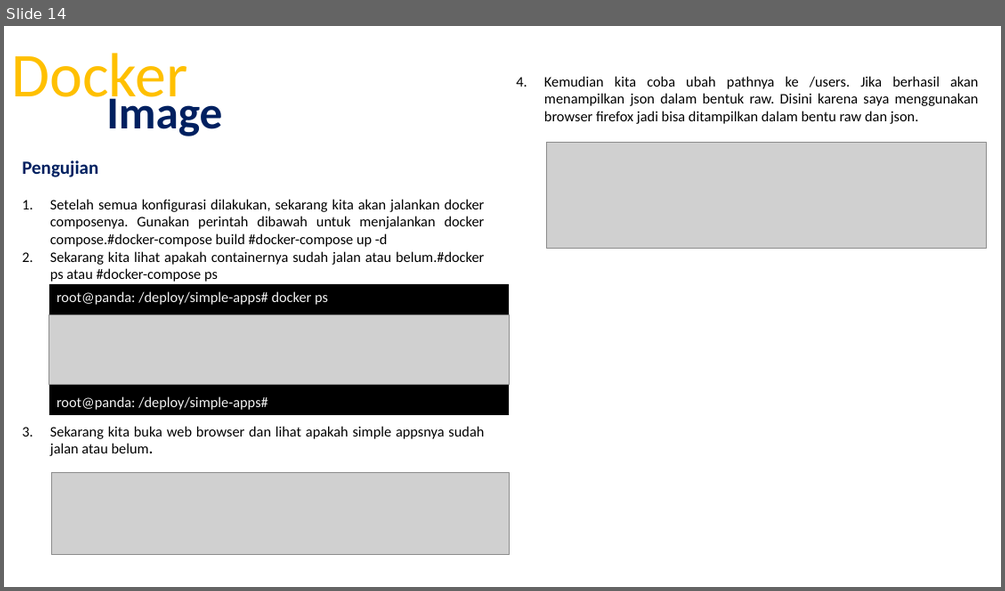
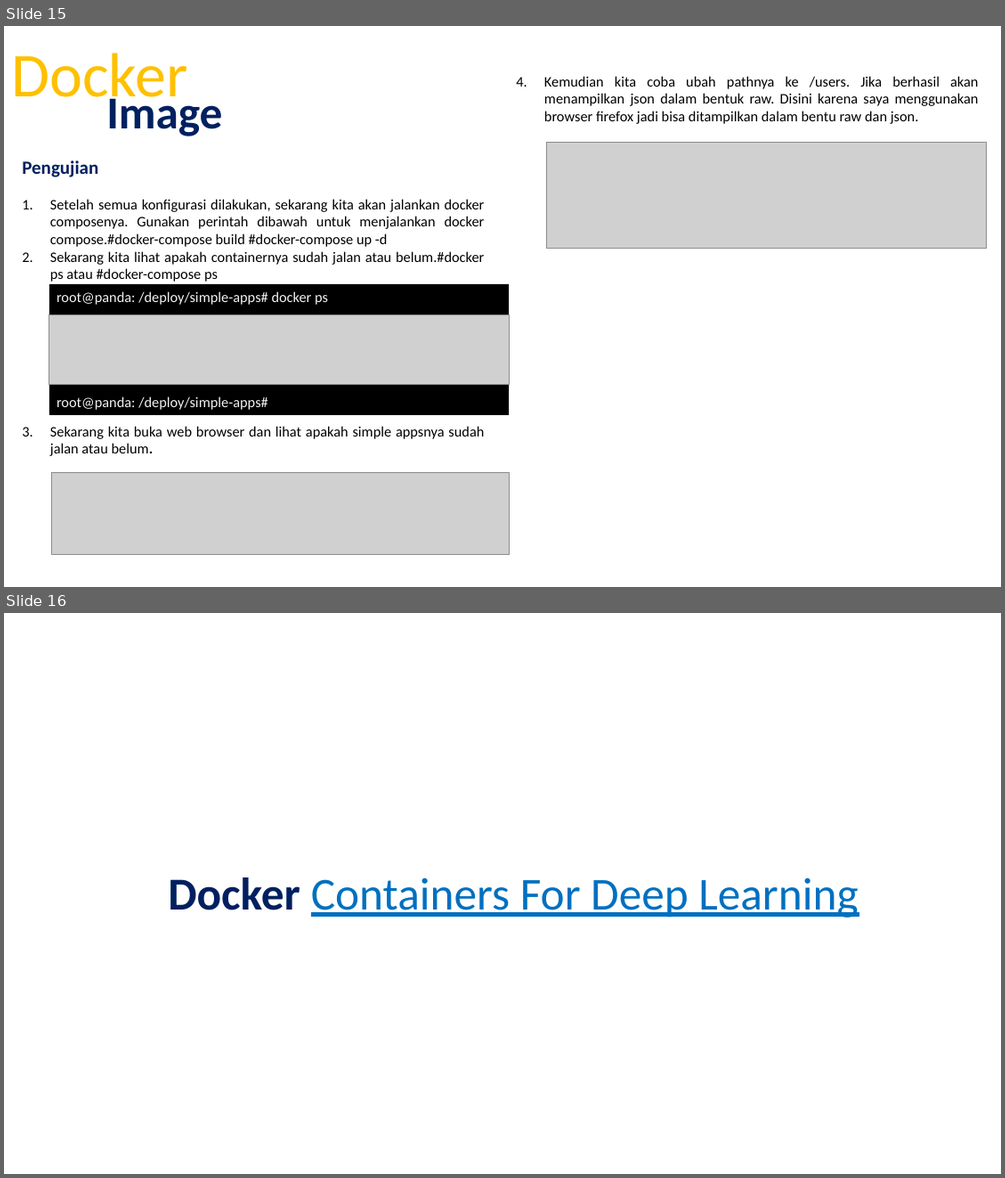
Before and after one commit to amelcharolinesgn2/ClouD-Infrastructure-SISKA-2025, a slide deck: Cource_LAB_Create a Create a Docker on Ubuntu 20.04.pptx. Shown one above the other, each under a label of ours: slide 14 before the commit, slides 15 and 16 after it. The pictures are 1005x591 and 1005x1178 pixels, drawn with LibreOffice and Linux fonts; fonts in the diff are those of the drawing; grey boxes stand for pictures. Boxes give left, top, right and bottom in pixels: in the first picture for what was removed or moved away, otherwise in the second. Text is boxed around its words. In the diff, an @@ line names an element or a change of style, - is before the commit and + after.

```diff
--- a/Cource_LAB_Create a Create a Docker on Ubuntu 20.04.pptx
+++ b/Cource_LAB_Create a Create a Docker on Ubuntu 20.04.pptx
@@ slide 16 added at [4, 613, 1001, 1174], background #FFFFFF @@
@@ title added at [168, 877, 858, 917], 44 pt, text #0070C0, underline @@
+Docker Containers For Deep Learning
@@ what was slide 14 is now slide 15 @@
```
Also in this commit, not shown: 2 other slides added.
